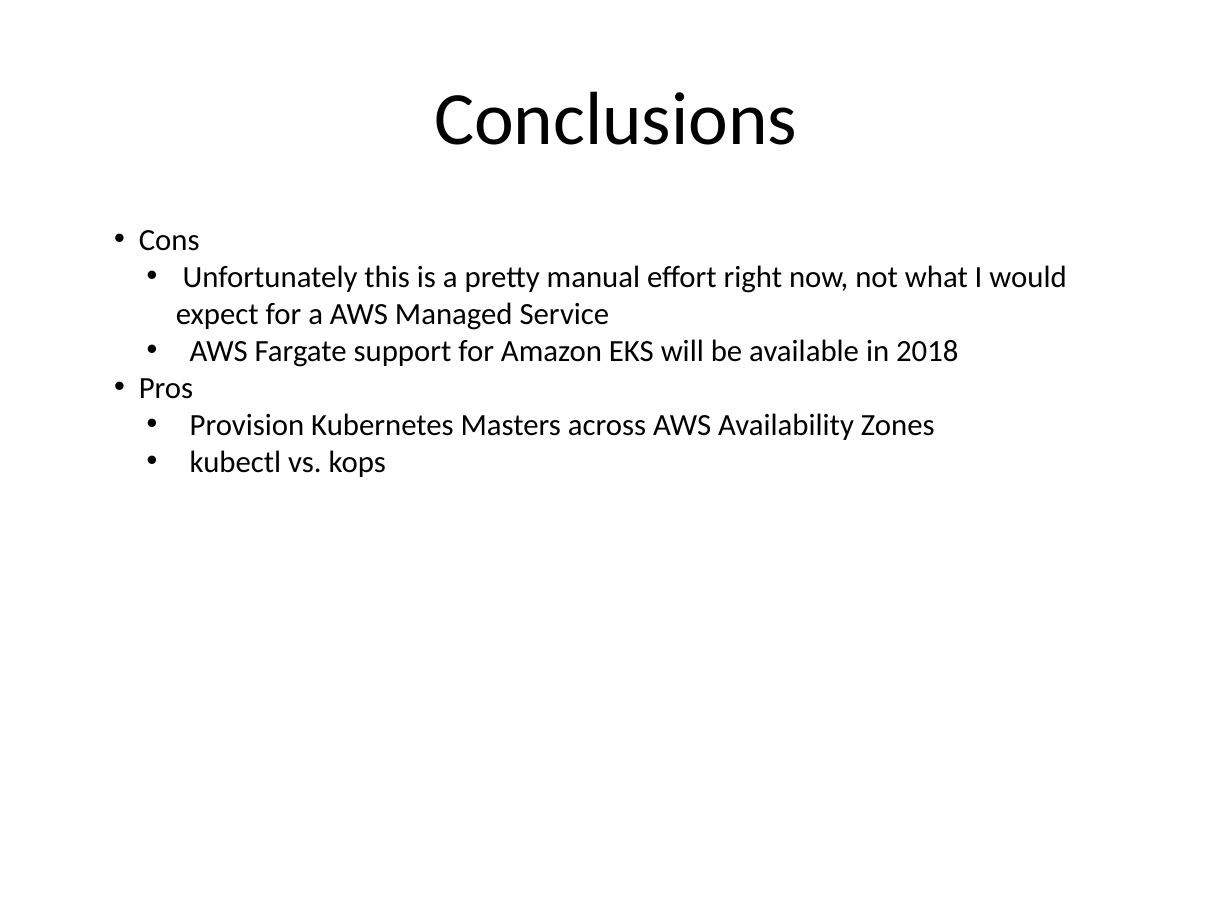
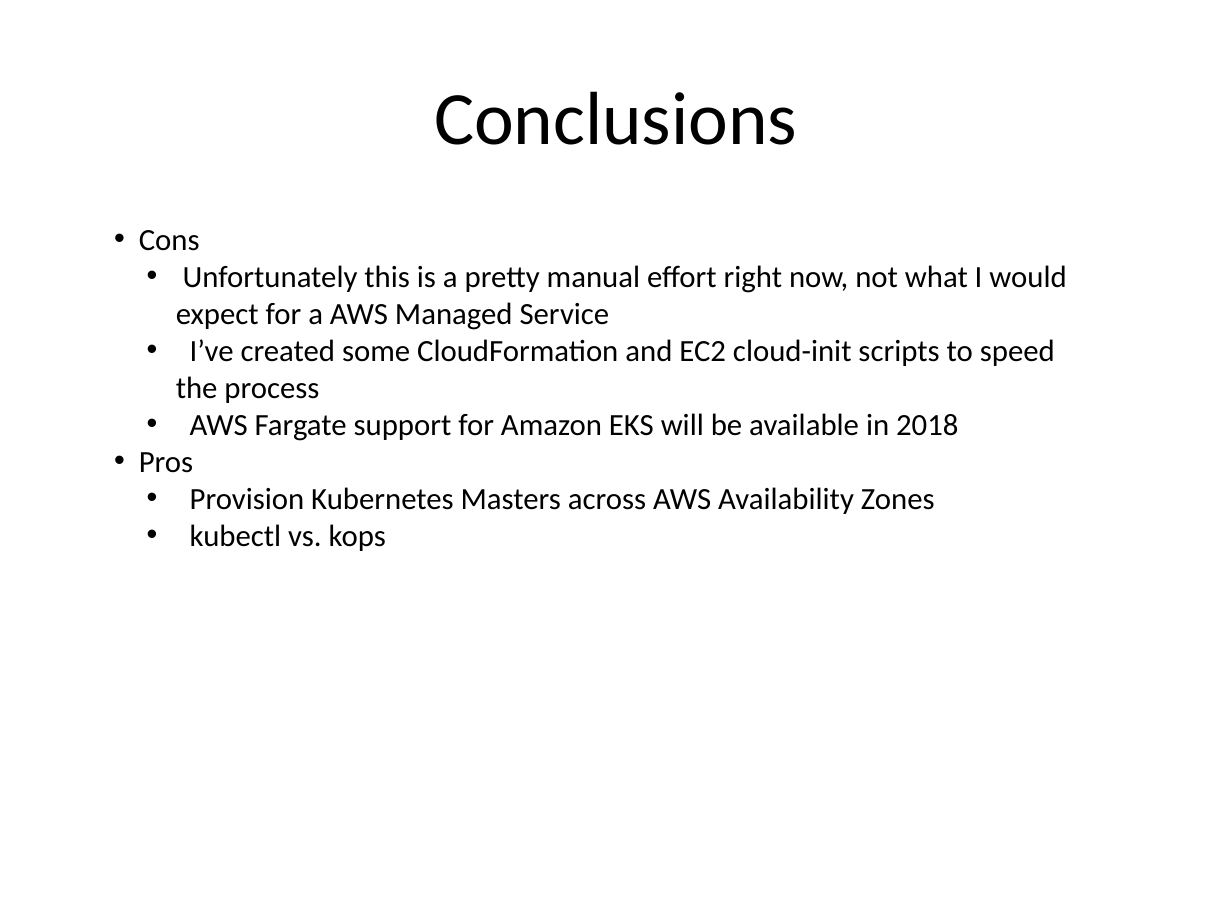
Before and after one commit to kskalvar/aws-eks-cluster-quickstart, a slide deck: slide 9 of slides/AWS-EKS-Cluster-Quickstart.pptx. Drawn at 1232x924 pixels with LibreOffice and Linux fonts; fonts in the diff are those of the drawing; background and template pictures are left out. Boxes give left, top, right and bottom in pixels: in the first picture for what was removed or moved away, otherwise in the second. Text is boxed around its words. In the diff, an @@ line names an element or a change of style, - is before the commit and + after.

```diff
--- a/slides/AWS-EKS-Cluster-Quickstart.pptx
+++ b/slides/AWS-EKS-Cluster-Quickstart.pptx
@@ text at [176, 339, 1055, 403]: paragraph added @@
+  • I’ve created some CloudFormation and EC2 cloud-init scripts to speed the process
```
Also in this commit, not shown: 3 other slides changed.
